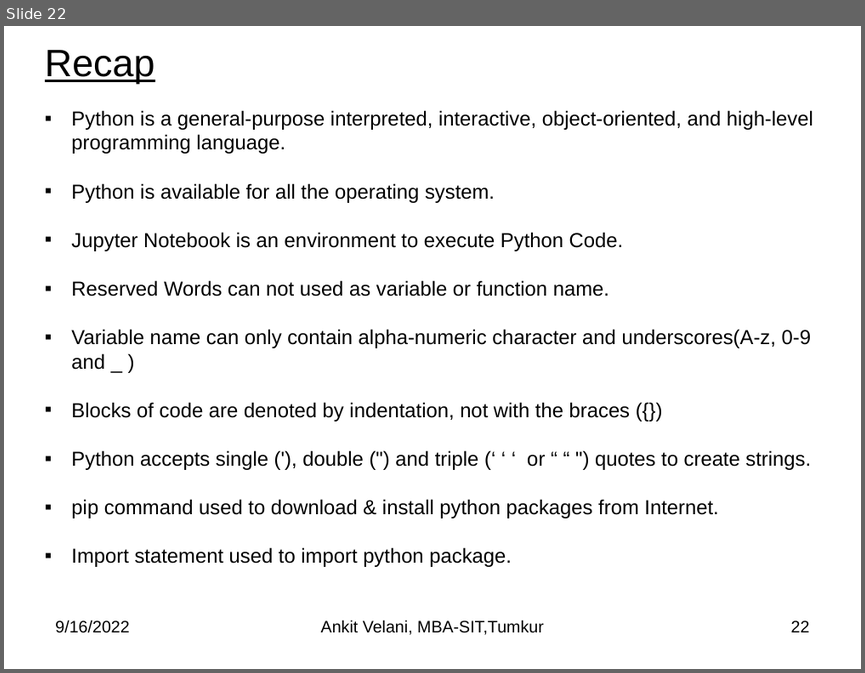
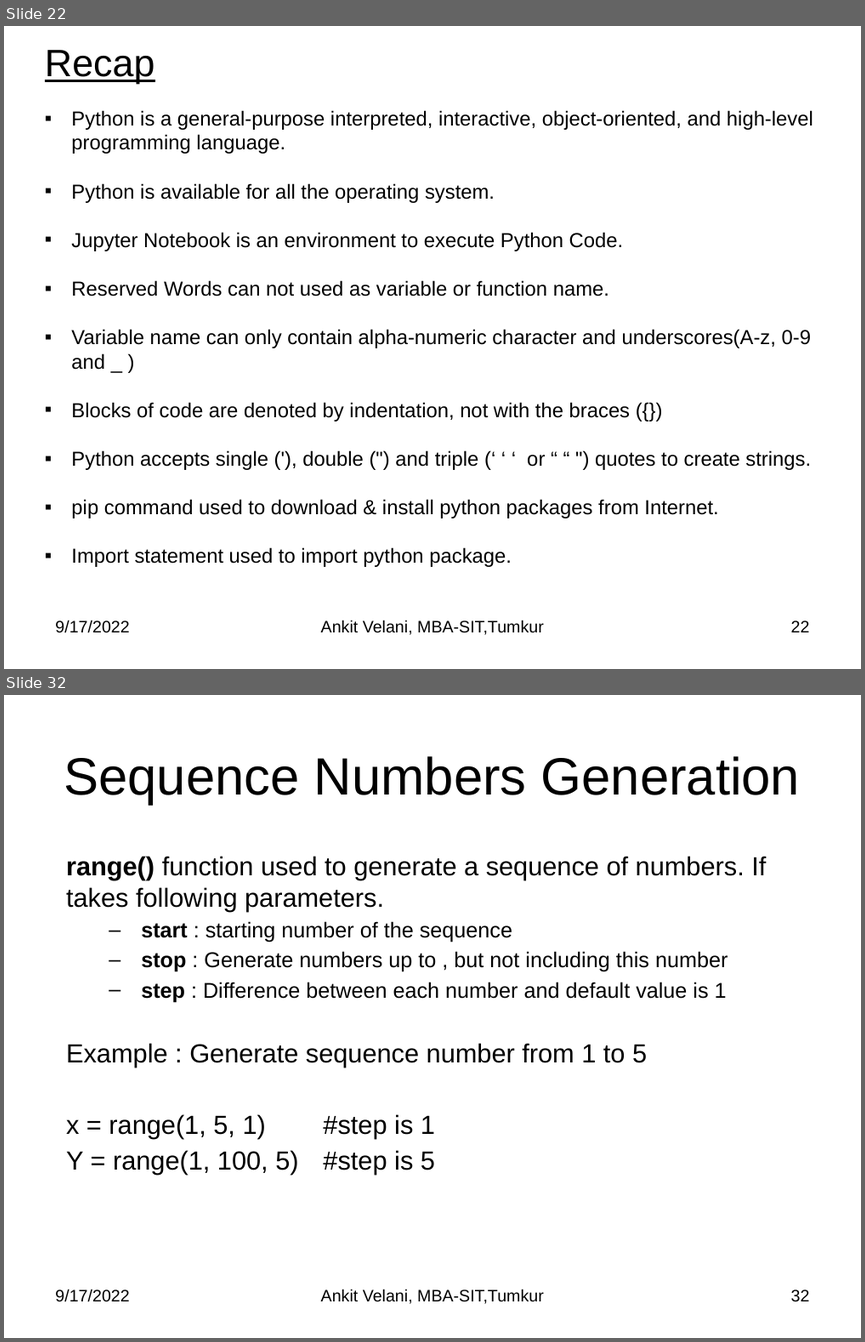
Before and after one commit to sitmbadept/sitmbadept.github.io, a slide deck: BDTM/Python/Unit-4-Python-Programming.pptx. Shown one above the other, each under a label of ours: slide 22 before the commit, slides 22 and 32 after it; the slides between them are not shown. The pictures are 865x673 and 865x1342 pixels, drawn with LibreOffice and Linux fonts; fonts in the diff are those of the drawing. Boxes give left, top, right and bottom in pixels: in the first picture for what was removed or moved away, otherwise in the second. Text is boxed around its words. In the diff, an @@ line names an element or a change of style, - is before the commit and + after.

```diff
--- a/BDTM/Python/Unit-4-Python-Programming.pptx
+++ b/BDTM/Python/Unit-4-Python-Programming.pptx
@@ slide 32 added at bbox=[4, 695, 861, 1338], background #FFFFFF @@
@@ title added at bbox=[64, 756, 800, 805], 44 pt, text #000000 @@
+Sequence Numbers Generation
@@ text added at bbox=[66, 856, 766, 1174], 22 pt, text #000000 @@
+range() function used to generate a sequence of numbers. If takes following parameters.
+  – start : starting number of the sequence
+  – stop : Generate numbers up to , but not including this number
+  – step : Difference between each number and default value is 1
+Example : Generate sequence number from 1 to 5
+x = range(1, 5, 1) #step is 1
+Y = range(1, 100, 5) #step is 5
@@ text added at bbox=[55, 1288, 129, 1302], 14 pt, text #000000 @@
+9/17/2022
@@ text added at bbox=[321, 1288, 544, 1304], 14 pt, text #000000 @@
+Ankit Velani, MBA-SIT,Tumkur
@@ page number added at bbox=[791, 1289, 810, 1302], 14 pt, text #000000 @@
+32
@@ slide 22 changed as well @@
@@ text at bbox=[55, 619, 129, 633]: text changed @@
-9/16/2022
+9/17/2022
```
Also in this commit, not shown: 20 other slides changed, 41 other slides added.
